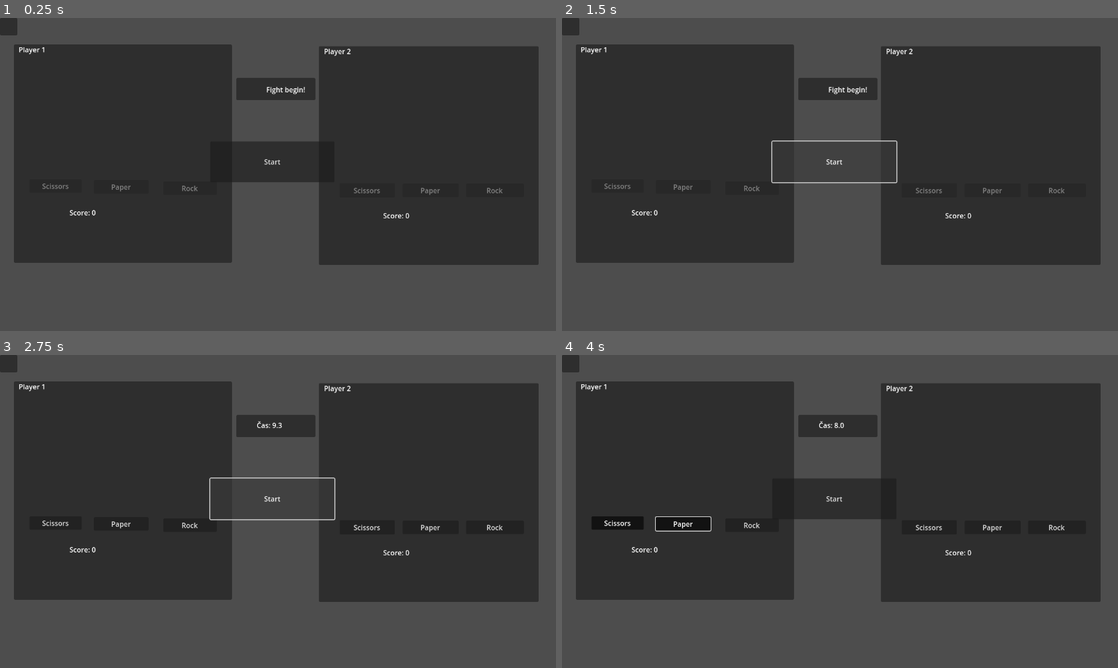
Above: before the commit, frames 1-4 (two rows, left to right).
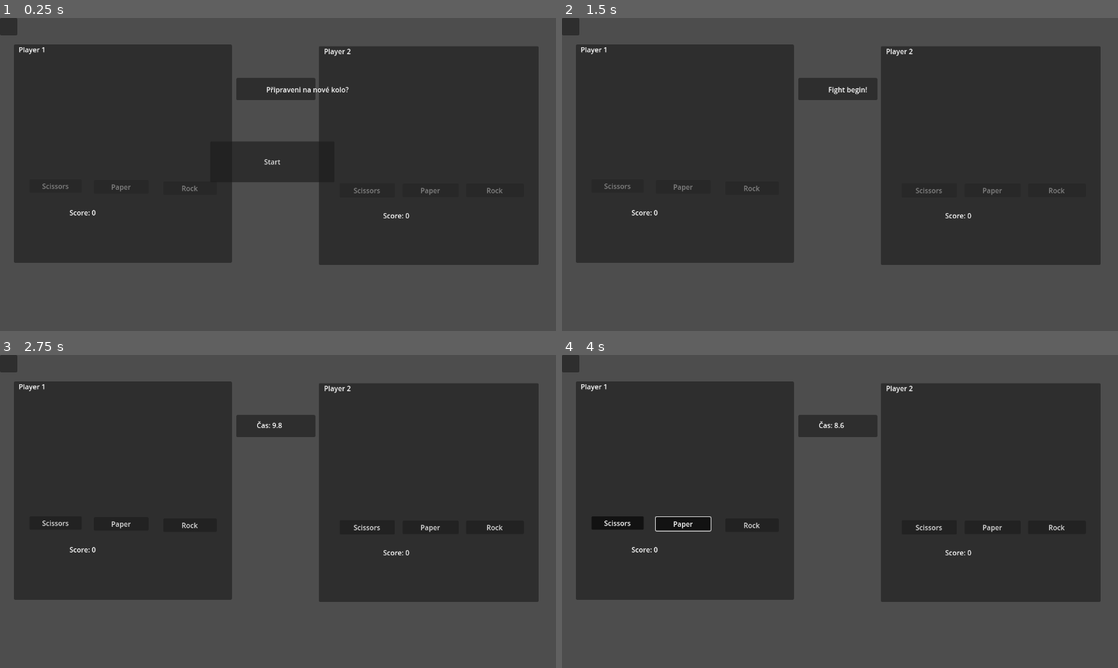
Above: after the commit, the same moments.

Repository: LordLobotom/SnarkScissors
Game: Godot game, scene res://scenes/Main.tscn
The game is run twice, just before and just after one commit, with the same random seed, the same clock (stepped at 60 frames per second) and the same inputs.
Inputs (mouse positions are in pixels of both pictures, inside the frame that each line leads up to):
- Up to frame 1 (0.25 s): no input
- Up to frame 2 (1.5 s): click "Start" at 0.5 s; click (834, 161) at 1.25 s, where only the run before the commit has a clickable "Start"
- Up to frame 3 (2.75 s): click (272, 498) at 2 s, where only the run before the commit has a clickable "Start"
- Up to frame 4 (4 s): click "Scissors" at 2.75 s; click "Paper" at 3.5 s

The runs differ from the first frame. In frame 1, 0.2% of the frame differs, in the area x 48-63%, y 22-25%; in frame 2, 0.3%; in frame 3, 0.3%; in frame 4, 2.0%, in the area x 41-58%, y 21-53%.

Commit message:
round mechanics

Diff:
--- a/scripts/GameManager.gd
+++ b/scripts/GameManager.gd
@@ -2,11 +2,16 @@
 extends Node
 
 enum Choice { ROCK, PAPER, SCISSORS }
+enum GameState { WAITING_TO_START, ROUND_IN_PROGRESS, ROUND_FINISHED }
 
 var player1_choice = null
 var player2_choice = null
 var player1_score = 0
 var player2_score = 0
+var player1_round_wins = 0
+var player2_round_wins = 0
+var current_game_state = GameState.WAITING_TO_START
+var rounds_to_win = 3
 
 func evaluate_round() -> int:
 	if player1_choice == player2_choice:
@@ -20,6 +25,31 @@
 		player2_score += 1
 		return 2  # Hráč 2 vyhrál
 
+func check_round_winner() -> int:
+	if player1_round_wins >= rounds_to_win:
+		return 1  # Hráč 1 vyhrál kolo
+	elif player2_round_wins >= rounds_to_win:
+		return 2  # Hráč 2 vyhrál kolo
+	else:
+		return 0  # Kolo pokračuje
+
+func start_new_round():
+	player1_round_wins = 0
+	player2_round_wins = 0
+	current_game_state = GameState.ROUND_IN_PROGRESS
+	reset_choices()
+
+func finish_round():
+	current_game_state = GameState.ROUND_FINISHED
+
 func reset_choices():
 	player1_choice = null
 	player2_choice = null
+
+func reset_game():
+	player1_score = 0
+	player2_score = 0
+	player1_round_wins = 0
+	player2_round_wins = 0
+	current_game_state = GameState.WAITING_TO_START
+	reset_choices()
--- a/scripts/Main.gd
+++ b/scripts/Main.gd
@@ -1,7 +1,7 @@
 extends Control
 
 const COUNTDOWN_TIME := 10.0
-const RESULT_DISPLAY_TIME := 2.0
+const RESULT_DISPLAY_TIME := 3.0
 const FIGHT_BEGIN_TIME := 2.0
 
 var countdown_timer := COUNTDOWN_TIME
@@ -12,8 +12,7 @@
 
 func _ready():
 	connect_buttons()
-	initialize_score_display()
-	start_fight_begin()
+	initialize_ui()
 
 func _process(delta):
 	if fight_begin_active:
@@ -31,10 +30,10 @@
 		phase_timer -= delta
 		if phase_timer <= 0:
 			result_display_active = false
-			reset_ui()
-			start_fight_begin()
+			check_round_status()
 
 func connect_buttons():
+	# Připojíme tlačítka pro výběr
 	$GameUI/panPlayer1/btnRock.connect("pressed", func(): set_choice(1, GameManager.Choice.ROCK))
 	$GameUI/panPlayer1/btnPaper.connect("pressed", func(): set_choice(1, GameManager.Choice.PAPER))
 	$GameUI/panPlayer1/btnScissors.connect("pressed", func(): set_choice(1, GameManager.Choice.SCISSORS))
@@ -42,9 +41,25 @@
 	$GameUI/panPlayer2/btnPaper.connect("pressed", func(): set_choice(2, GameManager.Choice.PAPER))
 	$GameUI/panPlayer2/btnScissors.connect("pressed", func(): set_choice(2, GameManager.Choice.SCISSORS))
 
-func initialize_score_display():
-	$GameUI/panPlayer1/btnScore.text = "Score: %d" % GameManager.player1_score
-	$GameUI/panPlayer2/btnScore.text = "Score: %d" % GameManager.player2_score
+	# Připojíme tlačítko Start
+	$GameUI/panControl/btnStart.connect("pressed", start_new_round)
+
+func initialize_ui():
+	update_score_display()
+	show_start_screen()
+
+func show_start_screen():
+	$GameUI/panCenter/lblResult.text = "Připraveni na nové kolo?"
+	$GameUI/panCenter/lblCountDown.text = ""
+	$GameUI/panControl/btnStart.visible = true
+	set_buttons_disabled(true)
+	unselect_buttons($GameUI/panPlayer1)
+	unselect_buttons($GameUI/panPlayer2)
+
+func start_new_round():
+	GameManager.start_new_round()
+	$GameUI/panControl/btnStart.visible = false
+	start_fight_begin()
 
 func start_fight_begin():
 	fight_begin_active = true
@@ -57,7 +72,7 @@
 
 func set_choice(player: int, choice):
 	# Povolujeme výběr pouze během aktivního odpočtu
-	if not countdown_active:
+	if not countdown_active or GameManager.current_game_state != GameManager.GameState.ROUND_IN_PROGRESS:
 		return
 
 	if player == 1 and GameManager.player1_choice == null:
@@ -98,17 +113,26 @@
 
 func evaluate_game():
 	var winner = GameManager.evaluate_round()
-
-	# Zobrazíme výsledek
+	var result_text = ""
+
+	# Aktualizujeme počet výher v kole
 	match winner:
 		0:
-			$GameUI/panCenter/lblResult.text = "Remíza!"
+			result_text = "Remíza!"
 		1:
-			$GameUI/panCenter/lblResult.text = "Vyhrál hráč 1!"
+			GameManager.player1_round_wins += 1
+			result_text = "Vyhrál hráč 1!"
 		2:
-			$GameUI/panCenter/lblResult.text = "Vyhrál hráč 2!"
-
-	# Aktualizujeme skóre
+			GameManager.player2_round_wins += 1
+			result_text = "Vyhrál hráč 2!"
+
+	# Přidáme informaci o skóre v kole
+	result_text += "\nSkóre kola: %d - %d" % [GameManager.player1_round_wins, GameManager.player2_round_wins]
+
+	# Zobrazíme výsledek
+	$GameUI/panCenter/lblResult.text = result_text
+
+	# Aktualizujeme celkové skóre
 	update_score_display()
 
 	# Schováme odpočet
@@ -121,20 +145,28 @@
 	start_result_display()
 
 func handle_timeout():
+	var result_text = ""
+
 	# Vyhodnotíme situaci při timeoutu
 	if GameManager.player1_choice == null and GameManager.player2_choice == null:
-		$GameUI/panCenter/lblResult.text = "Nikdo nevybral – kolo zrušeno."
+		result_text = "Nikdo nevybral – kolo zrušeno."
 	elif GameManager.player1_choice == null:
-		GameManager.player2_score += 1
-		$GameUI/panCenter/lblResult.text = "Hráč 1 nestihl – vyhrál hráč 2!"
+		GameManager.player2_round_wins += 1
+		result_text = "Hráč 1 nestihl – vyhrál hráč 2!"
 	elif GameManager.player2_choice == null:
-		GameManager.player1_score += 1
-		$GameUI/panCenter/lblResult.text = "Hráč 2 nestihl – vyhrál hráč 1!"
+		GameManager.player1_round_wins += 1
+		result_text = "Hráč 2 nestihl – vyhrál hráč 1!"
 	else:
 		# Oba stihli vybrat, ale čas vypršel
 		evaluate_game()
 		return
 
+	# Přidáme informaci o skóre v kole
+	result_text += "\nSkóre kola: %d - %d" % [GameManager.player1_round_wins, GameManager.player2_round_wins]
+
+	# Zobrazíme výsledek
+	$GameUI/panCenter/lblResult.text = result_text
+
 	# Aktualizujeme skóre
 	update_score_display()
 
@@ -157,6 +189,28 @@
 
 	# Zablokujeme tlačítka během zobrazení výsledku
 	set_buttons_disabled(true)
+
+func check_round_status():
+	var round_winner = GameManager.check_round_winner()
+
+	if round_winner > 0:
+		# Někdo vyhrál celé kolo
+		var winner_text = ""
+		if round_winner == 1:
+			winner_text = "🎉 HRÁČ 1 VYHRÁL KOLO! 🎉"
+		else:
+			winner_text = "🎉 HRÁČ 2 VYHRÁL KOLO! 🎉"
+
+		$GameUI/panCenter/lblResult.text = winner_text
+		GameManager.finish_round()
+
+		# Po chvíli zobrazíme tlačítko pro nové kolo
+		await get_tree().create_timer(2.0).timeout
+		show_start_screen()
+	else:
+		# Kolo pokračuje, resetujeme UI a začínáme další hru
+		reset_ui()
+		start_fight_begin()
 
 func reset_ui():
 	$GameUI/panCenter/lblResult.text = ""
